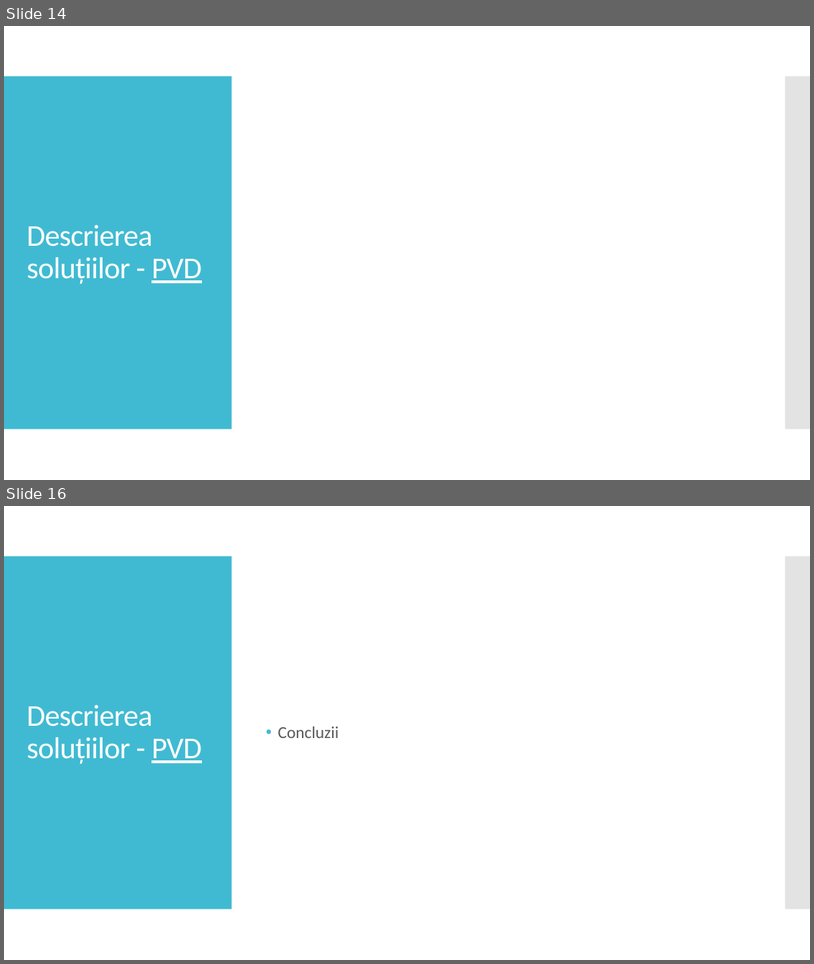
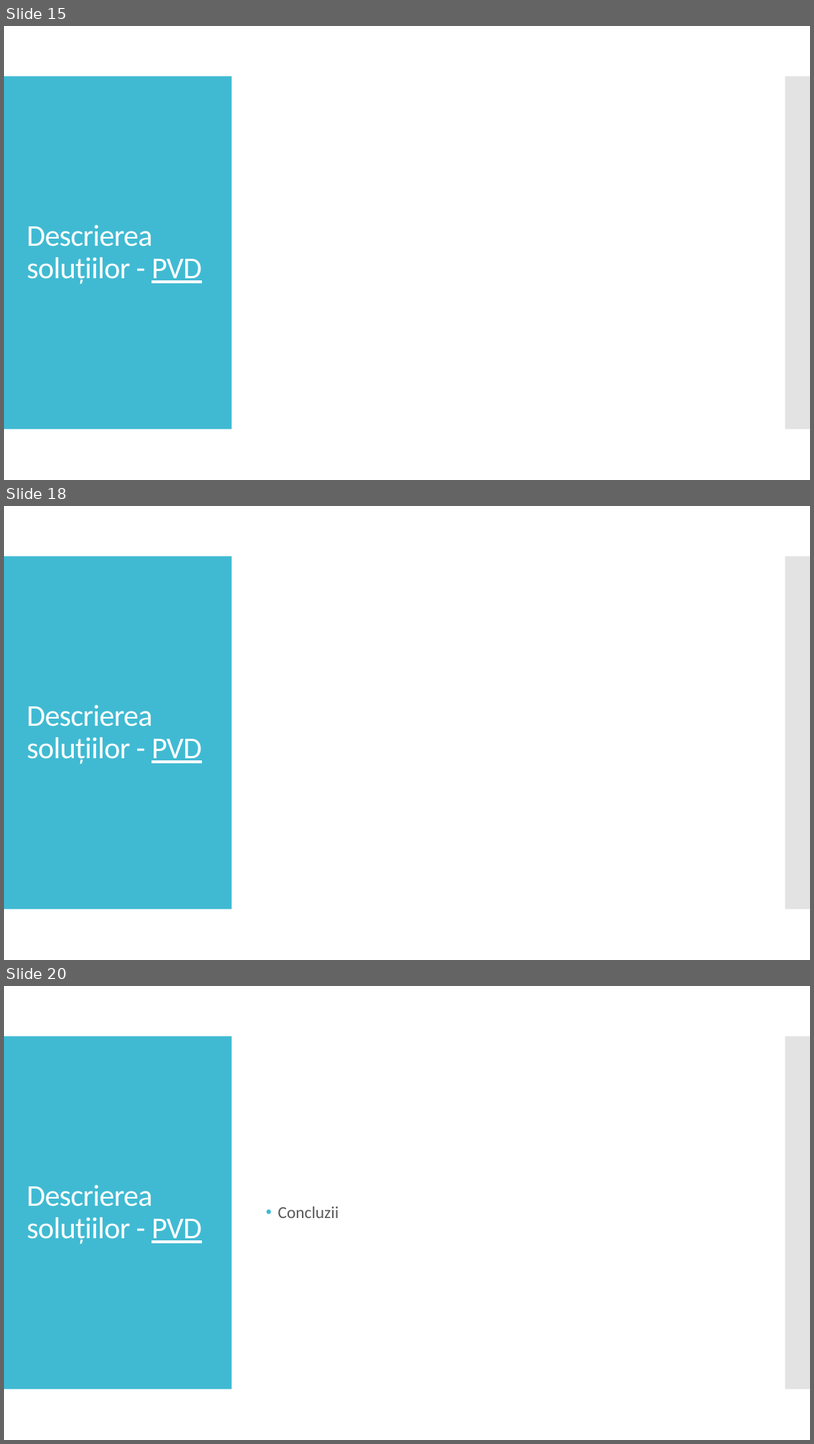
Before and after one commit to AlexDomnaru/StegoAlgorithms, a slide deck: Licenta2018DomnaruAlexandru/Prezentare.pptx. Shown one above the other, each under a label of ours: slides 14 and 16 before the commit, slides 15, 18 and 20 after it; the slides between them are not shown. The pictures are 814x964 and 814x1444 pixels, drawn with LibreOffice and Linux fonts; fonts in the diff are those of the drawing; grey boxes stand for pictures. Boxes give left, top, right and bottom in pixels: in the first picture for what was removed or moved away, otherwise in the second. Text is boxed around its words. In the diff, an @@ line names an element or a change of style, - is before the commit and + after.

```diff
--- a/Licenta2018DomnaruAlexandru/Prezentare.pptx
+++ b/Licenta2018DomnaruAlexandru/Prezentare.pptx
@@ slide 18 added at (x1=4, y1=506, x2=810, y2=960), background #FFFFFF; not listed: 2 template elements that a slide beside it also shows @@
@@ title added at (x1=27, y1=705, x2=202, y2=764), 36 pt, text #FFFFFF @@
+Descrierea soluțiilor - PVD
@@ what was slide 14 is now slide 15 @@
@@ what was slide 16 is now slide 20 @@
```
Also in this commit, not shown: 9 slides changed, 2 other slides added, 15 other files.
